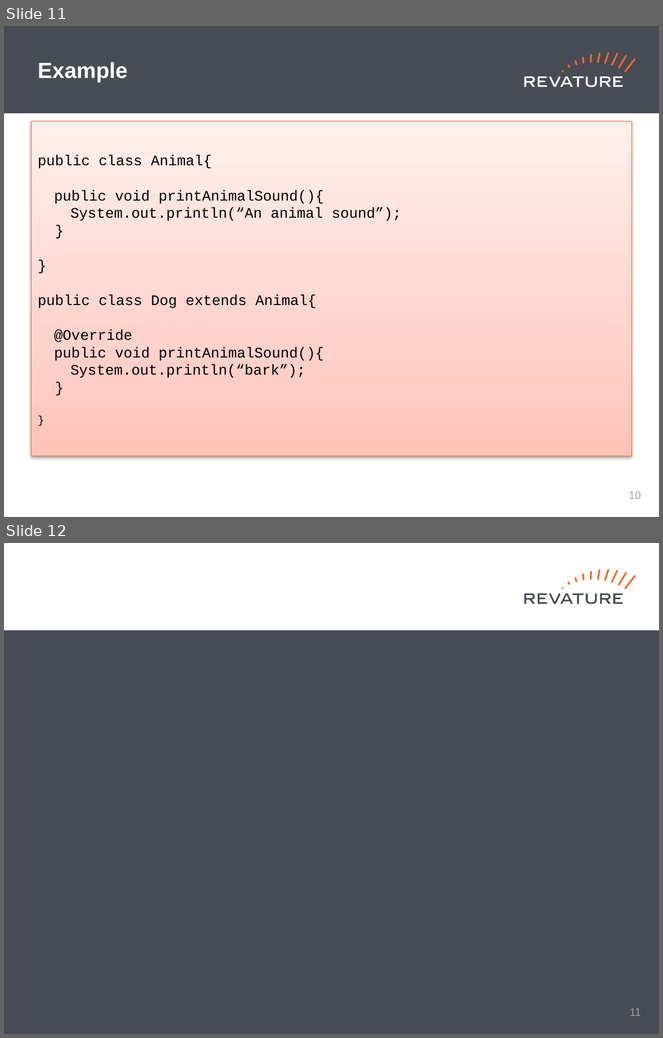
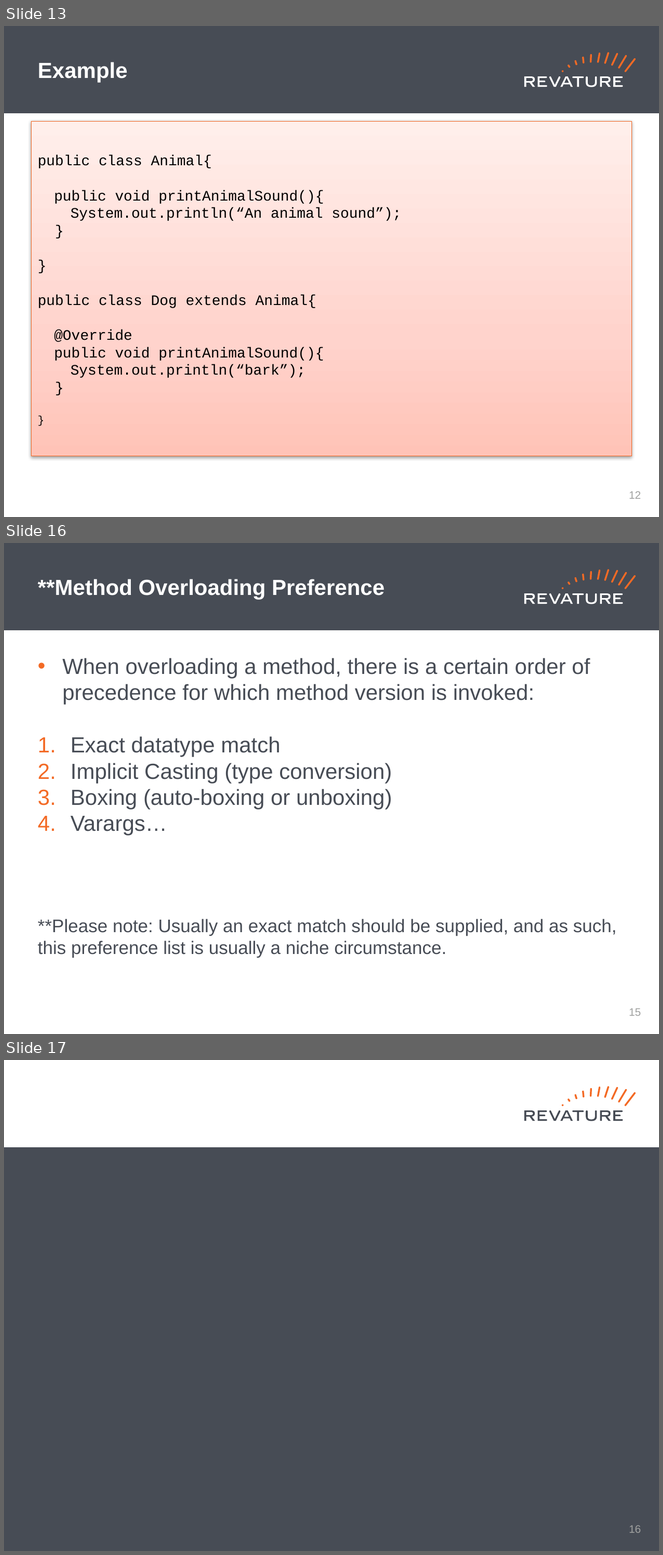
Before and after one commit to jhigherevature/8302021_RAP, a slide deck: powerpoints/Day_13.pptx. Shown one above the other, each under a label of ours: slides 11 and 12 before the commit, slides 13, 16 and 17 after it; the slides between them are not shown. The pictures are 663x1038 and 663x1555 pixels, drawn with LibreOffice and Linux fonts; fonts in the diff are those of the drawing. Boxes give left, top, right and bottom in pixels: in the first picture for what was removed or moved away, otherwise in the second. Text is boxed around its words. In the diff, an @@ line names an element or a change of style, - is before the commit and + after.

```diff
--- a/powerpoints/Day_13.pptx
+++ b/powerpoints/Day_13.pptx
@@ slide 16 added at (x1=4, y1=543, x2=659, y2=1034), background #FFFFFF; not listed: 19 template elements that a slide beside it also shows @@
@@ title added at (x1=38, y1=579, x2=385, y2=599), 24 pt, text #FFFFFF, bold @@
+**Method Overloading Preference
@@ text added at (x1=38, y1=658, x2=617, y2=958), 24 pt, text #474C55 @@
+• When overloading a method, there is a certain order of precedence for which method version is invoked:
+1. Exact datatype match
+2. Implicit Casting (type conversion)
+3. Boxing (auto-boxing or unboxing)
+4. Varargs…
+**Please note: Usually an exact match should be supplied, and as such, this preference list is usually a niche circumstance.
@@ page number added at (x1=629, y1=1008, x2=641, y2=1016), 12 pt, text #A0A1A0 @@
+15
@@ what was slide 11 is now slide 13 @@
@@ page number at (x1=629, y1=491, x2=641, y2=499): text changed @@
-10
+12
@@ what was slide 12 is now slide 17 @@
@@ page number at (x1=629, y1=1525, x2=641, y2=1533): text changed @@
-11
+16
```
Also in this commit, not shown: 4 other slides added, 4 other files.
